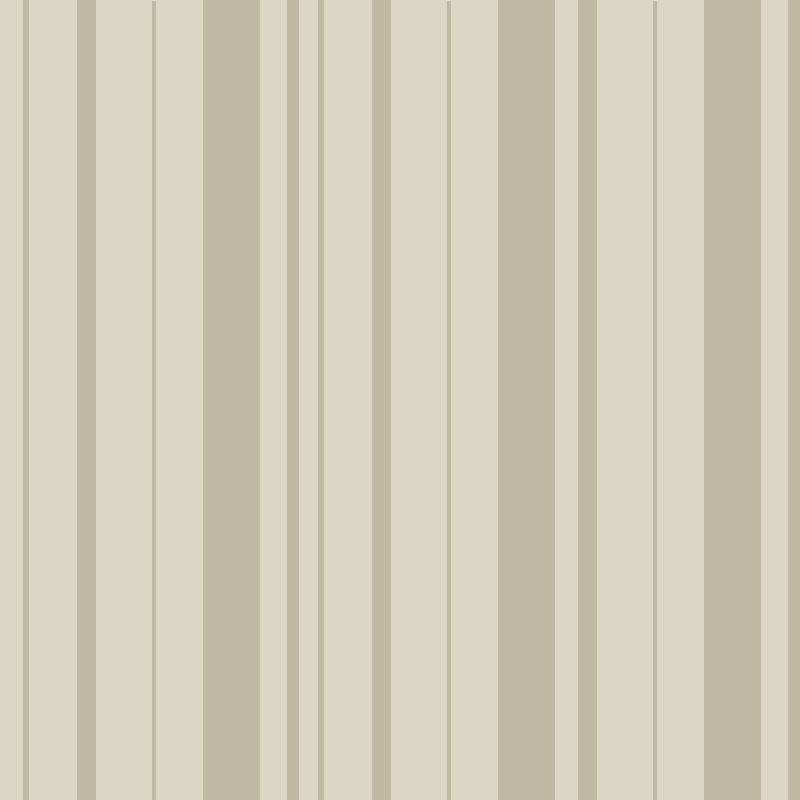
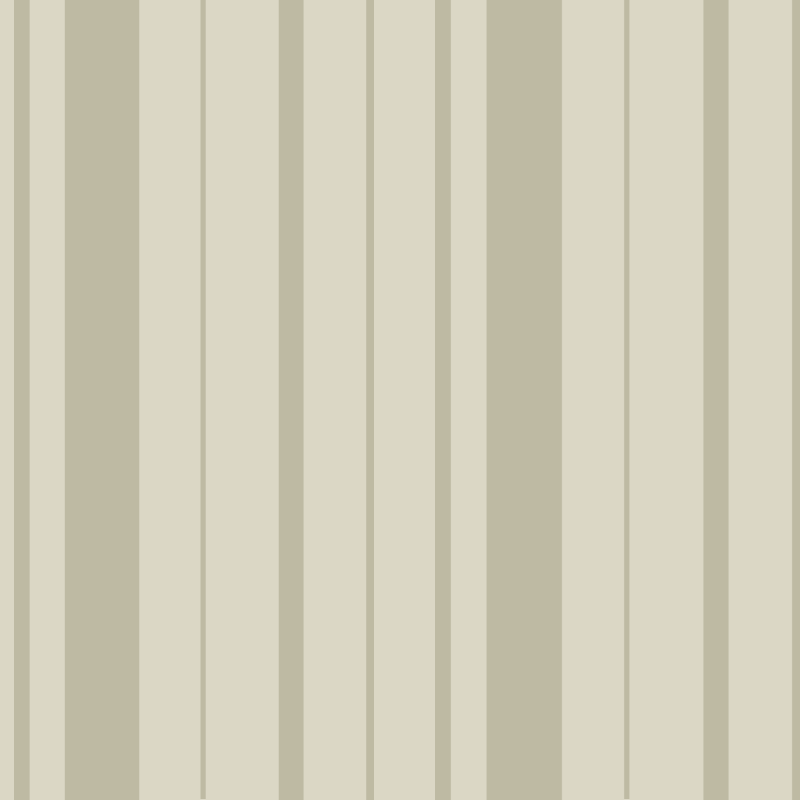
Before/after of a 800 × 800 layered artwork. What changed in the layer stack:
painted on "Layer 2 copy 2" over [435,0,793,800]
removed layer "Layer 2 copy" over [318,0,594,800]
painted on "Layer 2" over [14,0,372,800]
